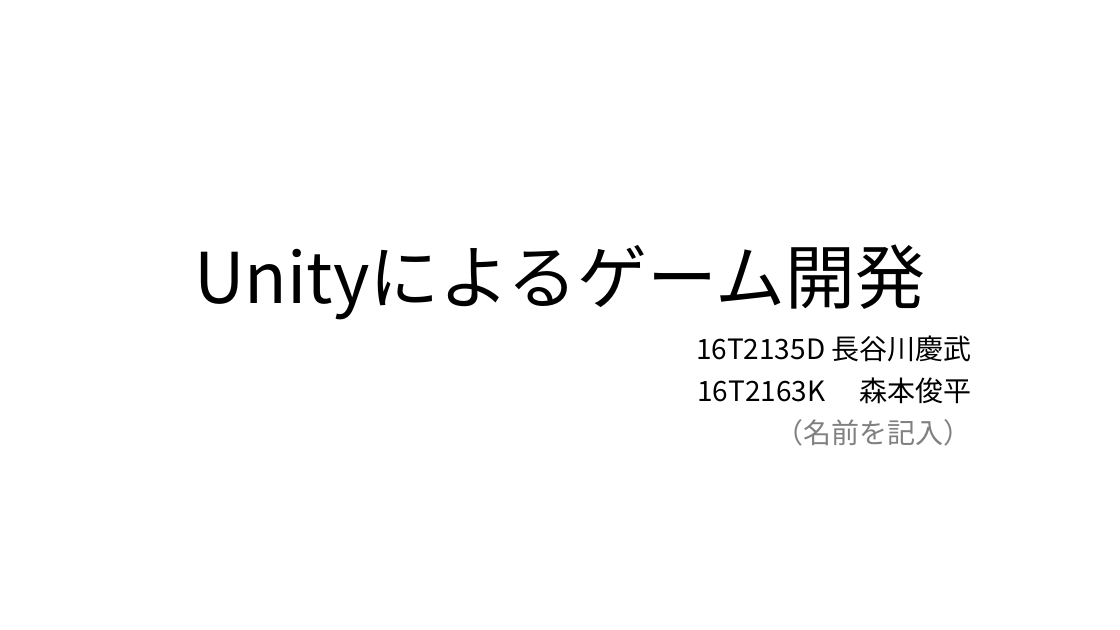
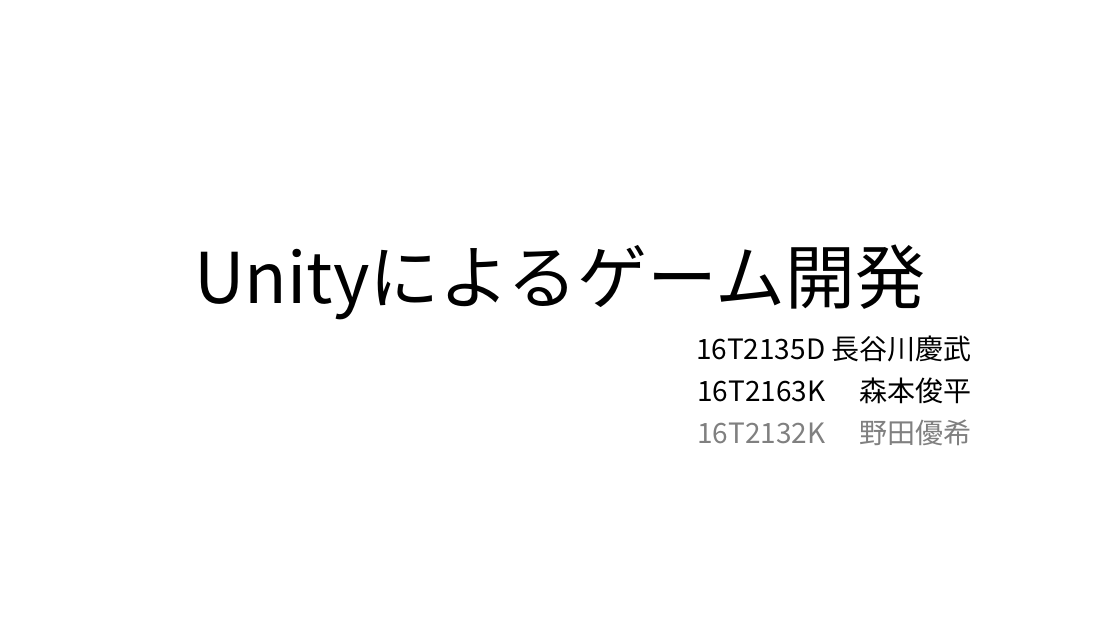
Before and after one commit to CGInteractive2018/CG_Interactive, a slide deck: slide 1 of Unityによるゲーム開発.pptx. Drawn at 1120x630 pixels with LibreOffice and Linux fonts; fonts in the diff are those of the drawing. Boxes give left, top, right and bottom in pixels: in the first picture for what was removed or moved away, otherwise in the second. Text is boxed around its words. In the diff, an @@ line names an element or a change of style, - is before the commit and + after.

```diff
--- a/Unityによるゲーム開発.pptx
+++ b/Unityによるゲーム開発.pptx
@@ subtitle at <box>697,419,972,445</box>: text changed @@
-（名前を記入）
+16T2132K 野田優希
```
Also in this commit, not shown: 2 other slides changed, 6 slides added.
